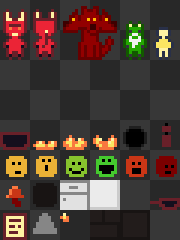
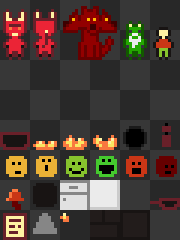
Before/after of a 180x240 layered artwork. What changed in the layer stack:
painted on "main" over [3,27,177,210]
